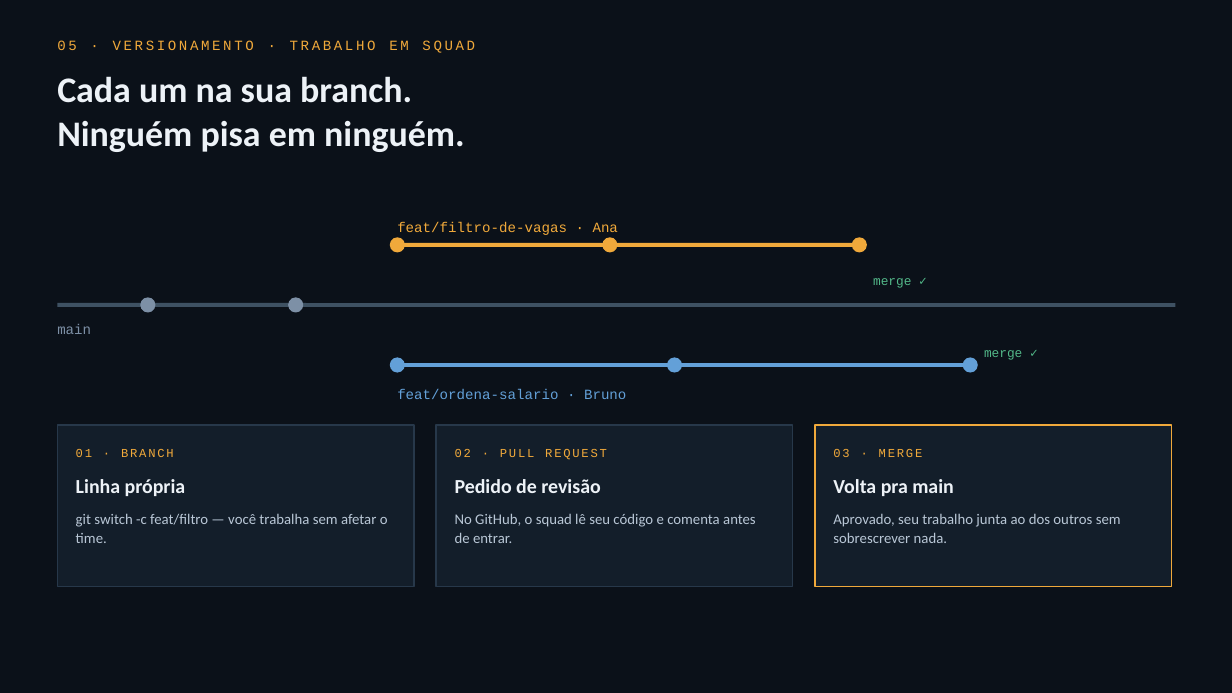
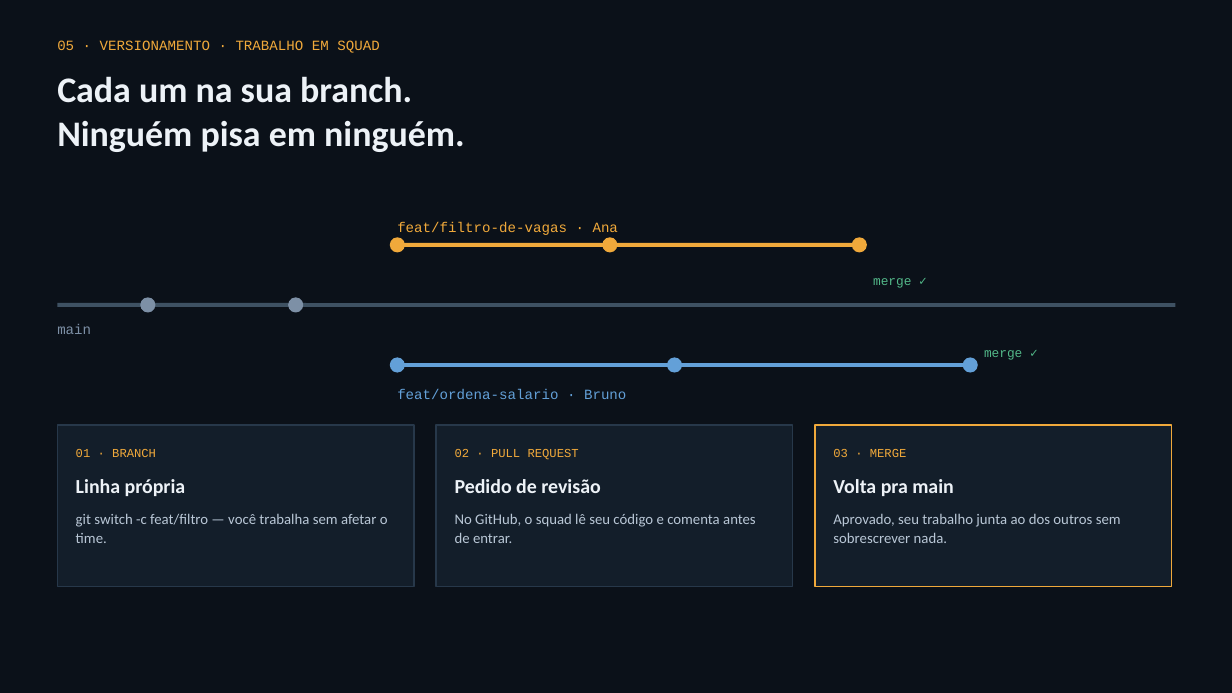
Before and after one commit to guirab734/JT, a slide deck: slide 22 of apresentacao/Logica-de-Programacao-e-Versionamento.pptx. Drawn at 1232x693 pixels with LibreOffice and Linux fonts; fonts in the diff are those of the drawing. Boxes give left, top, right and bottom in pixels: in the first picture for what was removed or moved away, otherwise in the second. Text is boxed around its words. In the diff, an @@ line names an element or a change of style, - is before the commit and + after.

```diff
--- a/apresentacao/Logica-de-Programacao-e-Versionamento.pptx
+++ b/apresentacao/Logica-de-Programacao-e-Versionamento.pptx
@@ text "05 · VERSIONAMENTO · TRABALHO ..." at [57,40,379,53]: letter spacing 2 to 0 pt @@
@@ letter spacing 1.4 to 0 pt in 3 elements at [76,449,156,457], [455,449,579,460], [833,449,907,457] @@
```
Also in this commit, not shown: 22 other slides changed, 1 other file.
